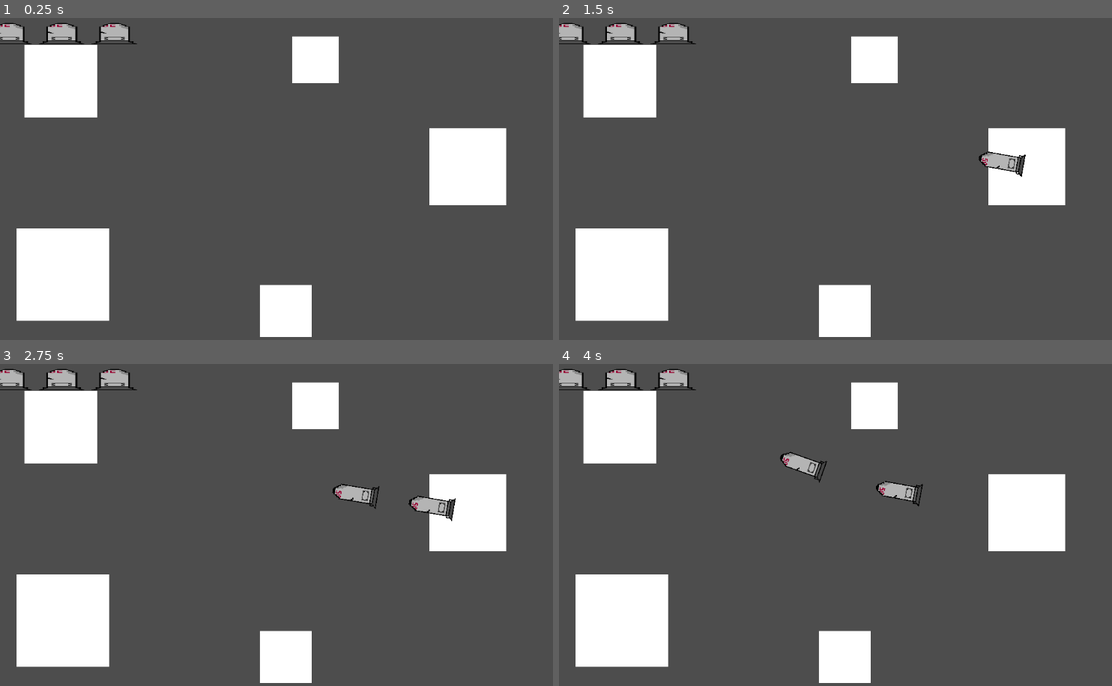
Above: before the commit, frames 1-4 (two rows, left to right).
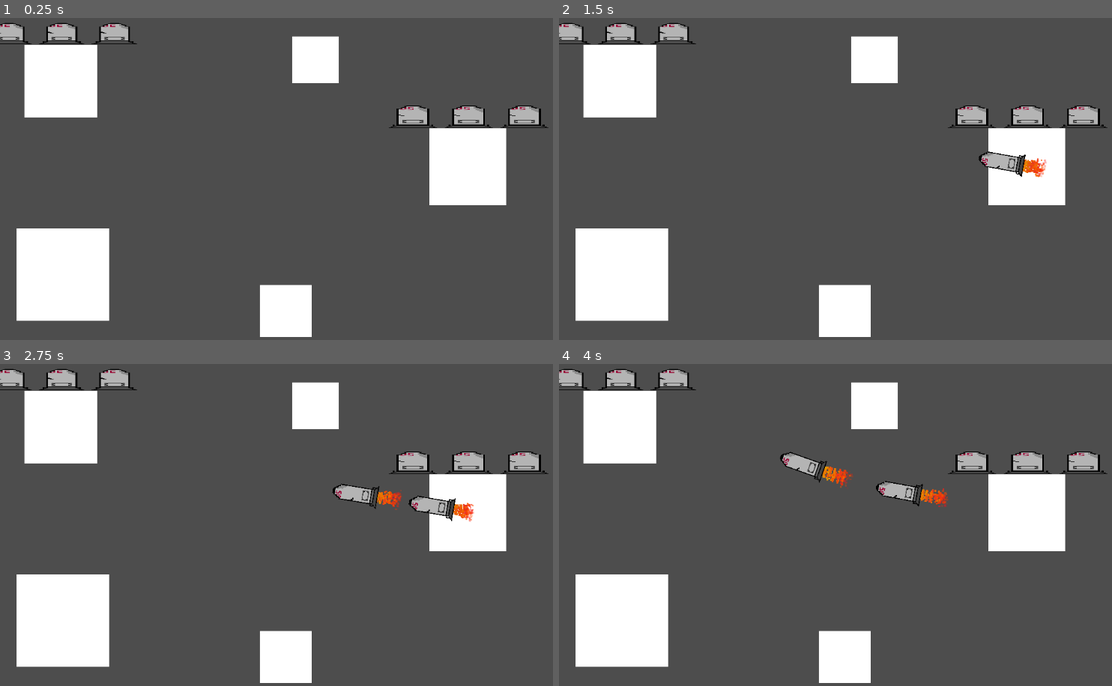
Above: after the commit, the same moments.

Repository: farkon00/GMTK2024
Game: Godot game, scene res://Main.tscn
Two runs of this game, one before a commit and one after it. Both use one fixed random seed, a clock stepped at 60 frames per second and the inputs below.
Inputs (mouse positions are in pixels of both pictures, inside the frame that each line leads up to):
- Up to frame 1 (0.25 s): no input
- Up to frame 2 (1.5 s): tap Enter at 0.5 s; move the mouse to (990, 156) at 0.52 s; click (990, 156) at 0.67 s; move the mouse to (735, 188) at 1.27 s; click (735, 188) at 1.42 s
- Up to frame 3 (2.75 s): move the mouse to (359, 444) at 2.02 s; click (359, 444) at 2.17 s
- Up to frame 4 (4 s): move the mouse to (829, 586) at 2.77 s; click (829, 586) at 2.92 s; move the mouse to (1040, 566) at 3.52 s; click (1040, 566) at 3.67 s

The runs differ from the first frame. In frame 1, 1.1% of the frame differs, in the area x 70-100%, y 27-35%; in frame 2, 1.3%; in frame 3, 1.4%; in frame 4, 1.5%, in the area x 47-100%, y 27-45%.

Commit message:
Added game over and move missile functionality

Diff:
--- a/Main.tscn
+++ b/Main.tscn
@@ -1,11 +1,15 @@
-[gd_scene load_steps=5 format=3 uid="uid://60x0tpw1kfl1"]
+[gd_scene load_steps=7 format=3 uid="uid://60x0tpw1kfl1"]
 
 [ext_resource type="Script" path="res://Scripts/Player.gd" id="1_dvysg"]
 [ext_resource type="Script" path="res://Scripts/EnemyShip.gd" id="1_yvwe1"]
 [ext_resource type="PackedScene" uid="uid://bsbnxtfkejl3e" path="res://Nodes/planet.tscn" id="2_c4yi3"]
+[ext_resource type="Script" path="res://Scripts/GameManager.gd" id="4_0dhc0"]
 
 [sub_resource type="RectangleShape2D" id="RectangleShape2D_3hqci"]
 size = Vector2(39.6148, 40.0182)
+
+[sub_resource type="LabelSettings" id="LabelSettings_n6bjm"]
+font_size = 90
 
 [node name="Node2D" type="Node2D"]
 
@@ -16,7 +20,6 @@
 
 [node name="CollisionShape2D" type="CollisionShape2D" parent="Player"]
 position = Vector2(0.0910721, 0.0273132)
-scale = Vector2(1, 1)
 shape = SubResource("RectangleShape2D_3hqci")
 
 [node name="ColorRect" type="ColorRect" parent="Player"]
@@ -29,7 +32,6 @@
 
 [node name="CollisionShape2D" type="CollisionShape2D" parent="Player/Area2D"]
 position = Vector2(0.0910721, 0.0273132)
-scale = Vector2(1, 1)
 shape = SubResource("RectangleShape2D_3hqci")
 
 [node name="Hearts" type="Control" parent="Player"]
@@ -73,17 +75,85 @@
 offset_bottom = 19.5993
 metadata/_edit_use_anchors_ = true
 
+[node name="Hearts" type="Control" parent="EnemyShip"]
+layout_mode = 3
+anchors_preset = 0
+offset_left = 20.0
+offset_right = 20.0
+offset_bottom = 40.0
+
+[node name="HBoxContainer" type="HBoxContainer" parent="EnemyShip/Hearts"]
+layout_mode = 1
+anchors_preset = 8
+anchor_left = 0.5
+anchor_top = 0.5
+anchor_right = 0.5
+anchor_bottom = 0.5
+offset_left = -40.0
+offset_top = -51.7143
+offset_bottom = -1.71429
+grow_horizontal = 2
+grow_vertical = 2
+scale = Vector2(1, 0.232797)
+alignment = 1
+
+[node name="Area2D" type="Area2D" parent="EnemyShip"]
+
+[node name="CollisionShape2D" type="CollisionShape2D" parent="EnemyShip/Area2D"]
+position = Vector2(0.091074, 0.0273132)
+shape = SubResource("RectangleShape2D_3hqci")
+
 [node name="Planets" type="Node" parent="."]
 
 [node name="Planet" parent="Planets" instance=ExtResource("2_c4yi3")]
 mass = 400.0
+laser_speed = 700.0
 
 [node name="Planet2" parent="Planets" instance=ExtResource("2_c4yi3")]
 position = Vector2(121, 522)
 mass = 1600.0
+laser_speed = 700.0
 
 [node name="Planet3" parent="Planets" instance=ExtResource("2_c4yi3")]
 position = Vector2(550, 592)
 mass = 500.0
+laser_speed = 700.0
+
+[node name="GameManager" type="Node" parent="."]
+script = ExtResource("4_0dhc0")
+
+[node name="GameOverUI" type="Control" parent="GameManager"]
+process_mode = 4
+visible = false
+z_index = 100
+layout_mode = 3
+anchors_preset = 0
+offset_right = 1920.0
+offset_bottom = 1080.0
+
+[node name="PanelContainer" type="PanelContainer" parent="GameManager/GameOverUI"]
+layout_mode = 0
+offset_right = 1920.0
+offset_bottom = 1080.0
+scale = Vector2(0.600009, 0.60001)
+
+[node name="ColorRect" type="ColorRect" parent="GameManager/GameOverUI/PanelContainer"]
+z_index = -1
+layout_mode = 2
+color = Color(0, 0, 0, 0.784314)
+
+[node name="VBoxContainer" type="VBoxContainer" parent="GameManager/GameOverUI/PanelContainer"]
+layout_mode = 2
+size_flags_horizontal = 4
+size_flags_vertical = 4
+
+[node name="GameOverLabel" type="Label" parent="GameManager/GameOverUI/PanelContainer/VBoxContainer"]
+layout_mode = 2
+text = "Game Over"
+label_settings = SubResource("LabelSettings_n6bjm")
+horizontal_alignment = 1
+vertical_alignment = 1
 
 [connection signal="body_entered" from="Player/Area2D" to="Player" method="_on_area_2d_body_entered"]
+[connection signal="body_entered" from="EnemyShip/Area2D" to="EnemyShip" method="_on_area_2d_body_entered"]
+[connection signal="body_exited" from="EnemyShip/Area2D" to="EnemyShip" method="_on_area_2d_body_exited"]
--- /dev/null
+++ b/Nodes/explosion_particles.tscn
@@ -0,0 +1,48 @@
+[gd_scene load_steps=7 format=3 uid="uid://cr46vnui5f64e"]
+
+[ext_resource type="Script" path="res://Scripts/TimedNode.gd" id="1_hiemm"]
+
+[sub_resource type="Curve" id="Curve_pm78q"]
+_data = [Vector2(0, 1), 0.0, 0.0, 0, 0, Vector2(1, 0), -3.72334, 0.0, 0, 0]
+point_count = 2
+
+[sub_resource type="CurveTexture" id="CurveTexture_prbah"]
+curve = SubResource("Curve_pm78q")
+
+[sub_resource type="Gradient" id="Gradient_jv0sn"]
+colors = PackedColorArray(0.908071, 0.461781, 0, 1, 1, 0.121569, 0, 1)
+
+[sub_resource type="GradientTexture1D" id="GradientTexture1D_yqj00"]
+gradient = SubResource("Gradient_jv0sn")
+
+[sub_resource type="ParticleProcessMaterial" id="ParticleProcessMaterial_yg2tg"]
+particle_flag_disable_z = true
+emission_shape = 1
+emission_sphere_radius = 4.0
+direction = Vector3(-10, 0, 0)
+spread = 180.0
+initial_velocity_min = 200.0
+initial_velocity_max = 300.0
+gravity = Vector3(0, 0, 0)
+scale_min = 6.0
+scale_max = 8.0
+color_ramp = SubResource("GradientTexture1D_yqj00")
+alpha_curve = SubResource("CurveTexture_prbah")
+hue_variation_min = -0.06
+hue_variation_max = 0.08
+
+[node name="ExplosionParticles" type="GPUParticles2D"]
+emitting = true
+amount = 500
+process_material = SubResource("ParticleProcessMaterial_yg2tg")
+lifetime = 0.3
+one_shot = true
+explosiveness = 1.0
+randomness = 0.55
+script = ExtResource("1_hiemm")
+
+[node name="Timer" type="Timer" parent="."]
+one_shot = true
+autostart = true
+
+[connection signal="timeout" from="Timer" to="." method="_on_timer_timeout"]
--- a/Nodes/missile.tscn
+++ b/Nodes/missile.tscn
@@ -1,10 +1,39 @@
-[gd_scene load_steps=4 format=3 uid="uid://cnpp55edycqp"]
+[gd_scene load_steps=9 format=3 uid="uid://cnpp55edycqp"]
 
 [ext_resource type="Script" path="res://Scripts/Missile.gd" id="1_uto2i"]
 [ext_resource type="SpriteFrames" uid="uid://b0ob3661w0wk" path="res://Textures/Missile/missile_frames.tres" id="2_yaoex"]
 
 [sub_resource type="RectangleShape2D" id="RectangleShape2D_3hqci"]
 size = Vector2(38.5416, 16)
+
+[sub_resource type="Curve" id="Curve_pm78q"]
+_data = [Vector2(0, 1), 0.0, 0.0, 0, 0, Vector2(1, 0), -3.72334, 0.0, 0, 0]
+point_count = 2
+
+[sub_resource type="CurveTexture" id="CurveTexture_prbah"]
+curve = SubResource("Curve_pm78q")
+
+[sub_resource type="Gradient" id="Gradient_jv0sn"]
+colors = PackedColorArray(0.908071, 0.461781, 0, 1, 1, 0.121569, 0, 1)
+
+[sub_resource type="GradientTexture1D" id="GradientTexture1D_yqj00"]
+gradient = SubResource("Gradient_jv0sn")
+
+[sub_resource type="ParticleProcessMaterial" id="ParticleProcessMaterial_yg2tg"]
+particle_flag_disable_z = true
+emission_shape = 3
+emission_box_extents = Vector3(1, 5, 1)
+direction = Vector3(-10, 0, 0)
+spread = 30.0
+initial_velocity_min = 50.0
+initial_velocity_max = 70.0
+gravity = Vector3(0, 0, 0)
+scale_min = 3.0
+scale_max = 4.0
+color_ramp = SubResource("GradientTexture1D_yqj00")
+alpha_curve = SubResource("CurveTexture_prbah")
+hue_variation_min = -0.06
+hue_variation_max = 0.08
 
 [node name="Missile" type="CharacterBody2D"]
 position = Vector2(500.75, 500)
@@ -17,6 +46,15 @@
 shape = SubResource("RectangleShape2D_3hqci")
 
 [node name="AnimatedSprite2D" type="AnimatedSprite2D" parent="."]
+z_index = 1
 texture_filter = 3
 rotation = 1.5708
 sprite_frames = ExtResource("2_yaoex")
+
+[node name="GPUParticles2D" type="GPUParticles2D" parent="."]
+position = Vector2(-22.7143, 0.571429)
+amount = 250
+process_material = SubResource("ParticleProcessMaterial_yg2tg")
+lifetime = 0.2
+explosiveness = 0.06
+randomness = 0.55
--- a/Scripts/EnemyShip.gd
+++ b/Scripts/EnemyShip.gd
@@ -1,5 +1,5 @@
 class_name EnemyShip
-extends StaticBody2D
+extends Ship
 
 @export var missile_launch_chance_second: float = 0.1
 @export var initial_missile_timeout: float = 5
@@ -17,6 +17,7 @@
 
 
 func _ready():
+	super()
 	start_timeout(initial_missile_timeout)
 
 func launch_missile():
@@ -31,4 +32,9 @@
 		launch_missile()
 
 func _process(delta: float):
+	if GameManager.instance.is_gameover: return
 	process_missile_launching(delta)
+
+func _on_area_2d_body_exited(body):
+	if body is Missile:
+		body.is_in_launch = false
--- /dev/null
+++ b/Scripts/GameManager.gd
@@ -0,0 +1,13 @@
+class_name GameManager
+extends Node
+
+static var instance: GameManager
+var is_gameover: bool = false
+
+func _init():
+	instance = self
+
+func gameover():
+	is_gameover = true
+	$"GameOverUI".set_process(true)
+	$"GameOverUI".visible = true
--- a/Scripts/Missile.gd
+++ b/Scripts/Missile.gd
@@ -3,11 +3,20 @@
 
 @export var movement_speed: float = 100
 
+const explosion_res = preload("res://Nodes/explosion_particles.tscn")
+
 var direction: Vector2
 var gravity_velocity: Vector2
+var is_in_launch: bool = true
+
+func explode():
+	var emitter = explosion_res.instantiate() as Node2D
+	get_tree().get_root().add_child(emitter)
+	emitter.position = position + Vector2.from_angle(rotation) * ($"CollisionShape2D".shape as RectangleShape2D).size.x / 2
 
 # Called every frame. 'delta' is the elapsed time since the previous frame.
 func _process(delta):
+	if GameManager.instance.is_gameover: return
 	var pos_delta = movement_speed * delta * direction
 	var planets = $"../Planets".get_children() as Array[Planet]
 	var gravity_acceleration = Vector2()
--- a/Scripts/Planet.gd
+++ b/Scripts/Planet.gd
@@ -11,6 +11,7 @@
 	return G * mass / (position - pos).length_squared() * (position - pos).normalized()
 
 func _process(delta):
+	if GameManager.instance.is_gameover: return
 	if $"CollisionShape2D".shape.get_rect().has_point(get_local_mouse_position()):
 		if Input.is_mouse_button_pressed(MOUSE_BUTTON_LEFT):
 			laser_state = 1
--- a/Scripts/Player.gd
+++ b/Scripts/Player.gd
@@ -1,24 +1,6 @@
 class_name Player
-extends StaticBody2D
+extends Ship
 
-@export var initial_hearts_count = 3
-
-const heart_res = preload("res://Nodes/heart.tscn")
-
-var hearts: Array[TextureRect] = []
-
-# Called when the node enters the scene tree for the first time.
-func _ready():
-	for i in range(initial_hearts_count):
-		var heart = heart_res.instantiate()
-		hearts.append(heart)
-		$"Hearts/HBoxContainer".add_child(heart)
-
-
-func _on_area_2d_body_entered(body):
-	if body is Missile:
-		body.free()
-		hearts.back().free()
-		hearts.pop_back()
-		if hearts.is_empty():
-			get_tree().quit()
+func die():
+	super()
+	GameManager.instance.gameover()
--- /dev/null
+++ b/Scripts/Ship.gd
@@ -0,0 +1,26 @@
+class_name Ship
+extends StaticBody2D
+
+@export var initial_hearts_count = 3
+
+const heart_res = preload("res://Nodes/heart.tscn")
+
+var hearts: Array[TextureRect] = []
+
+func _ready():
+	for i in range(initial_hearts_count):
+		var heart = heart_res.instantiate()
+		hearts.append(heart)
+		$"Hearts/HBoxContainer".add_child(heart)
+
+func die():
+	queue_free()
+
+func _on_area_2d_body_entered(body):
+	if body is Missile && !body.is_in_launch && !hearts.is_empty():
+		body.explode()
+		body.free()
+		hearts.back().free()
+		hearts.pop_back()
+		if hearts.is_empty():
+			die()
--- /dev/null
+++ b/Scripts/TimedNode.gd
@@ -0,0 +1,5 @@
+extends Node
+
+
+func _on_timer_timeout():
+	queue_free()
